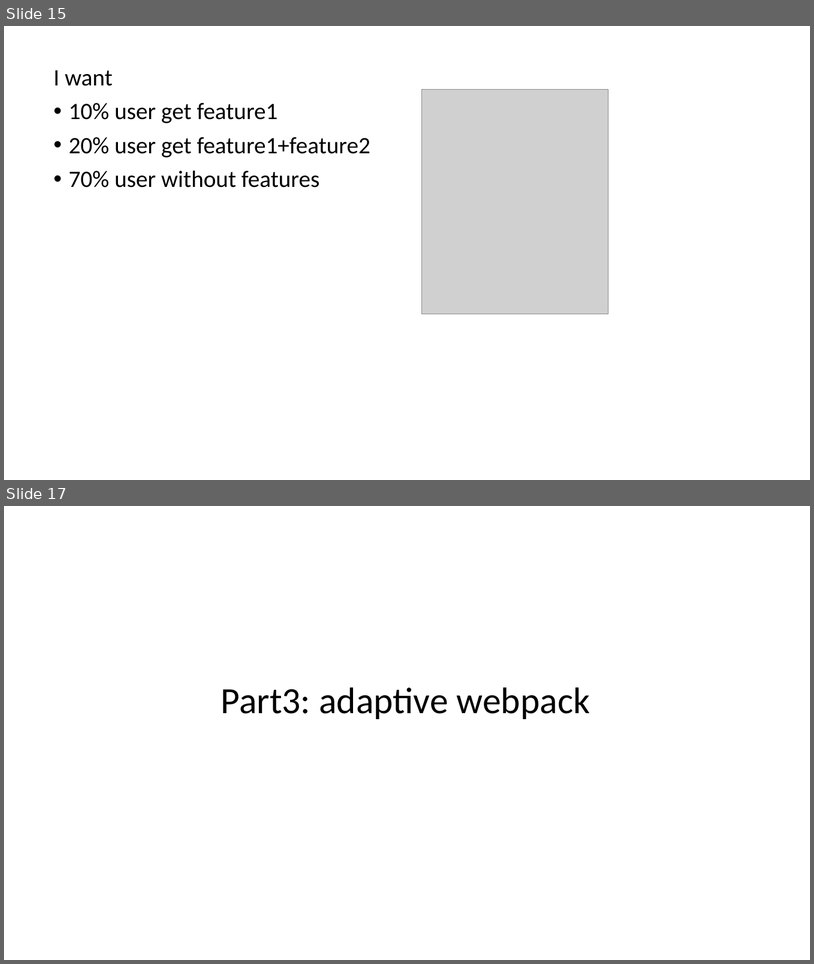
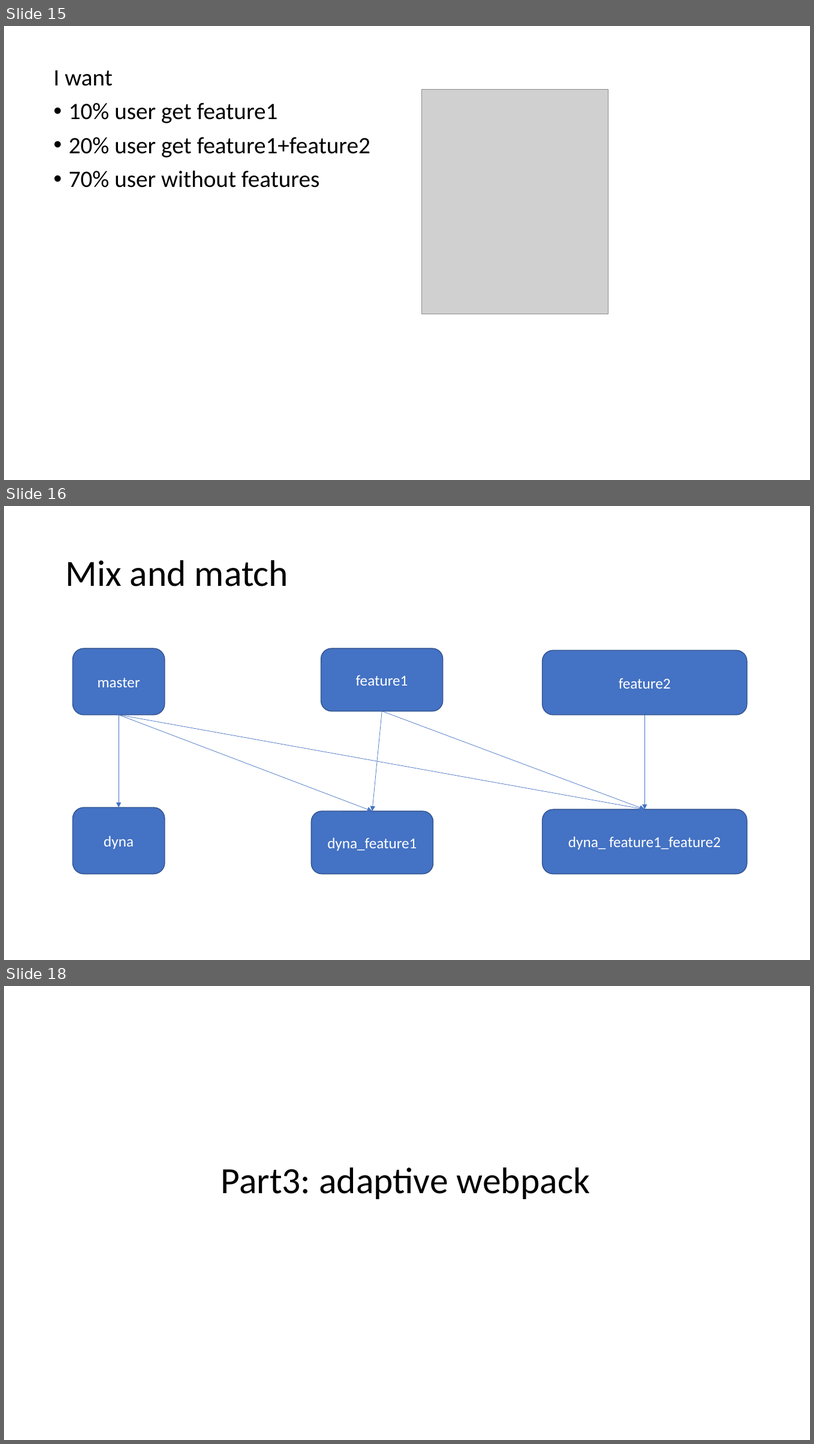
Before and after one commit to chaiyilin/featureToggling, a slide deck: featureToggles.pptx. Shown one above the other, each under a label of ours: slides 15 and 17 before the commit, slides 15, 16 and 18 after it; the slides between them are not shown. The pictures are 814x964 and 814x1444 pixels, drawn with LibreOffice and Linux fonts; fonts in the diff are those of the drawing; grey boxes stand for pictures. Boxes give left, top, right and bottom in pixels: in the first picture for what was removed or moved away, otherwise in the second. Text is boxed around its words. In the diff, an @@ line names an element or a change of style, - is before the commit and + after.

```diff
--- a/featureToggles.pptx
+++ b/featureToggles.pptx
@@ slide 16 added at box(4, 506, 810, 960), background #FFFFFF @@
@@ title added at box(65, 560, 288, 586), 44 pt, text #000000 @@
+Mix and match
@@ rounded rectangle added at box(73, 648, 165, 715), fill #4472C4, outline #325491 1 pt, 18 pt, text #FFFFFF @@
+master
@@ rounded rectangle added at box(321, 648, 443, 711), fill #4472C4, outline #325491 1 pt, 18 pt, text #FFFFFF @@
+feature1
@@ rounded rectangle added at box(542, 650, 747, 715), fill #4472C4, outline #325491 1 pt, 18 pt, text #FFFFFF @@
+feature2
@@ arrow added from (119, 715) to (119, 807), #4472C4 0.5 pt @@
@@ arrow added from (119, 715) to (645, 809), #4472C4 0.5 pt @@
@@ arrow added from (119, 715) to (372, 811), #4472C4 0.5 pt @@
@@ arrow added from (382, 711) to (372, 811), #4472C4 0.5 pt @@
@@ arrow added from (382, 711) to (645, 809), #4472C4 0.5 pt @@
@@ arrow added from (645, 715) to (645, 809), #4472C4 0.5 pt @@
@@ rounded rectangle added at box(73, 807, 165, 874), fill #4472C4, outline #325491 1 pt, 18 pt, text #FFFFFF @@
+dyna
@@ rounded rectangle added at box(311, 811, 434, 874), fill #4472C4, outline #325491 1 pt, 18 pt, text #FFFFFF @@
+dyna_feature1
@@ rounded rectangle added at box(542, 809, 747, 874), fill #4472C4, outline #325491 1 pt, 18 pt, text #FFFFFF @@
+dyna_ feature1_feature2
@@ what was slide 17 is now slide 18 @@
```
Also in this commit, not shown: 10 slides changed, 2 other slides added, 1 slide removed.
